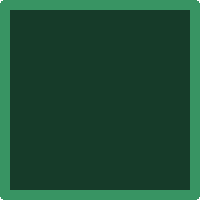
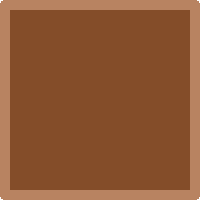
Comparing the layer stacks of the two 200×200 images. Changes:
added layer "Brown_Highlight_Button" above "Brown_Button" over box(0, 0, 200, 200)
hid "Green_HighLight_Button" over box(0, 0, 200, 200)
hid "Green_Button" over box(0, 0, 200, 200)
